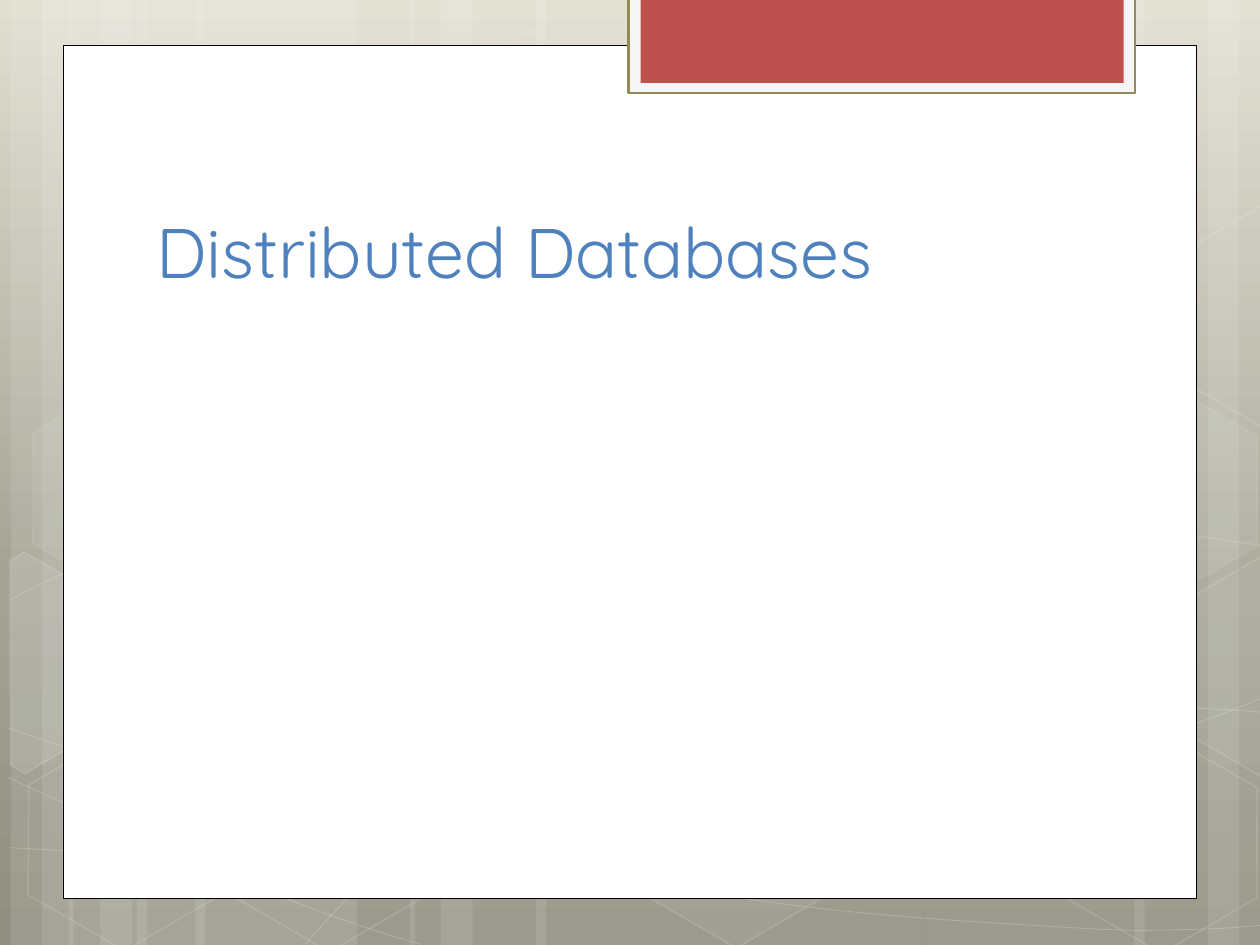
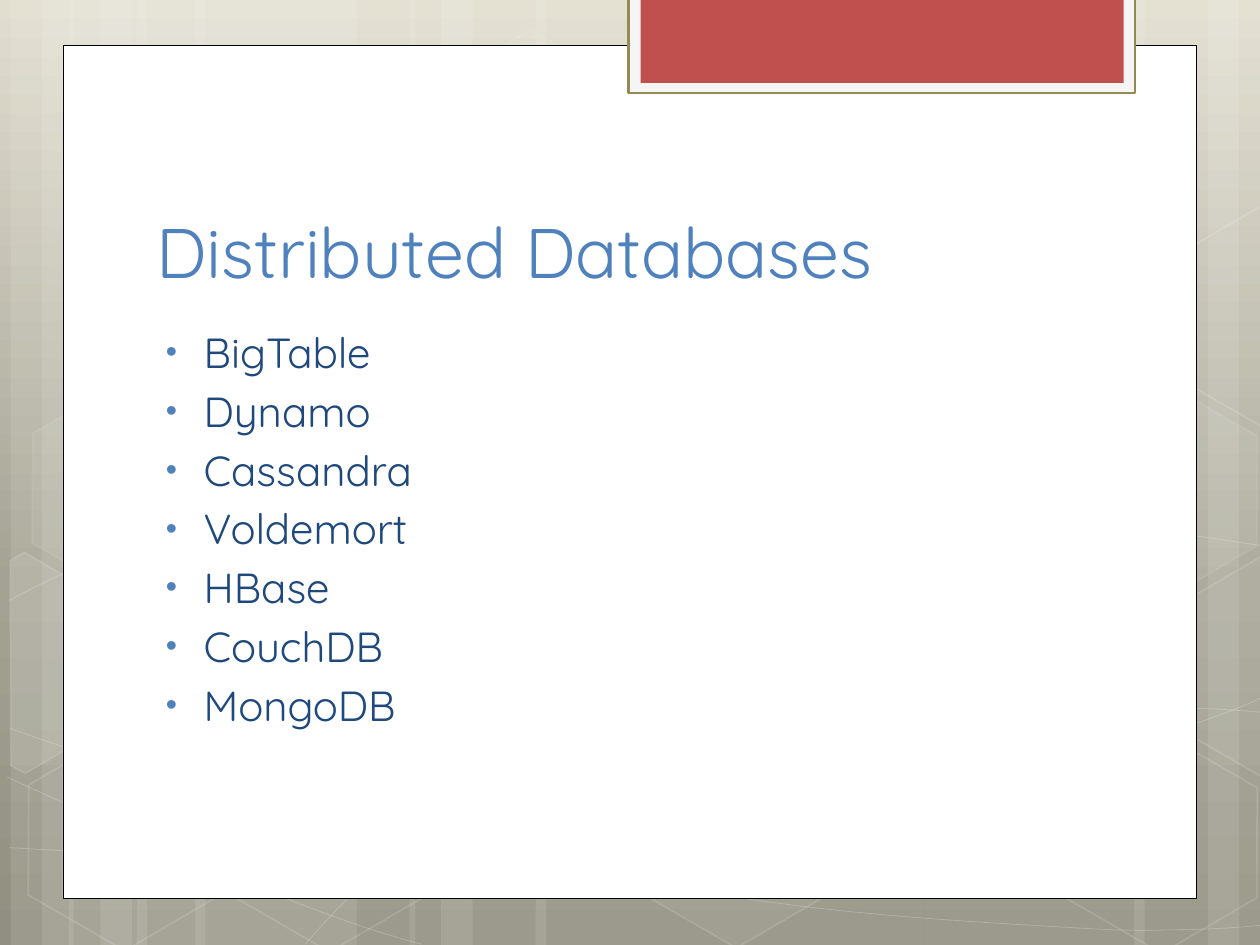
Before and after one commit to kennygao/AntiEntropy, a slide deck: slide 2 of presentation/presentation.pptx. Drawn at 1260x945 pixels with LibreOffice and Linux fonts; fonts in the diff are those of the drawing. Boxes give left, top, right and bottom in pixels: in the first picture for what was removed or moved away, otherwise in the second. Text is boxed around its words. In the diff, an @@ line names an element or a change of style, - is before the commit and + after.

```diff
--- a/presentation/presentation.pptx
+++ b/presentation/presentation.pptx
@@ text added at <box>204,337,412,730</box>, 24 pt, text #1F497D @@
+• BigTable
+• Dynamo
+• Cassandra
+• Voldemort
+• HBase
+• CouchDB
+• MongoDB
```
Also in this commit, not shown: 3 other slides changed.
